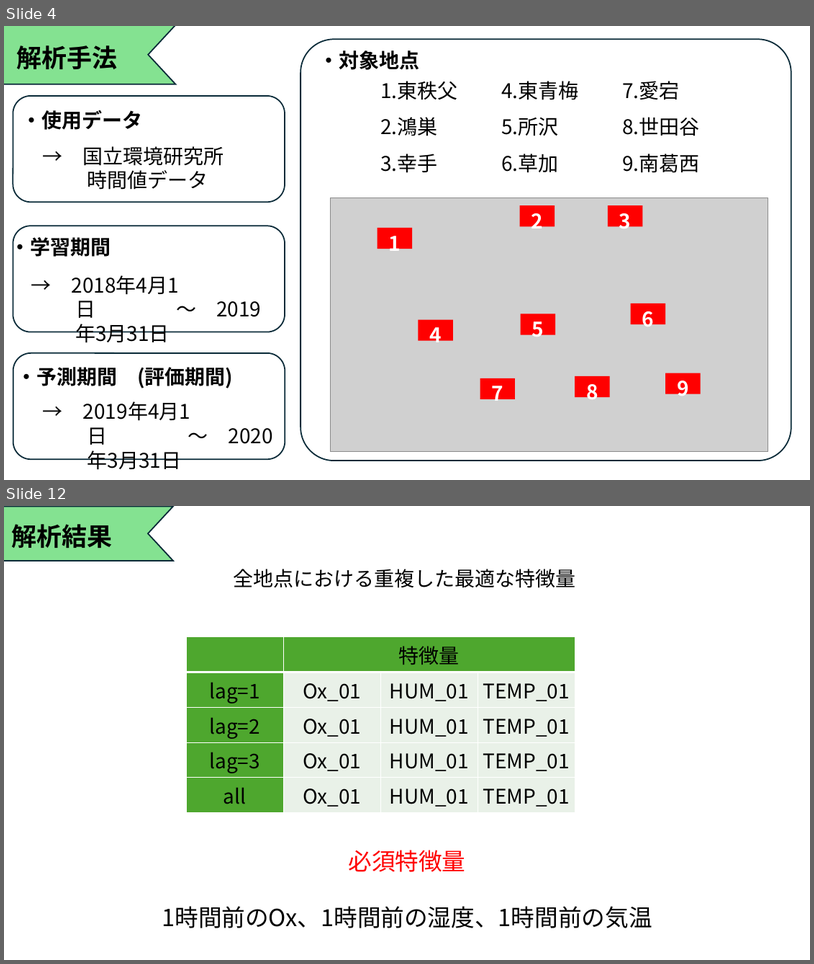
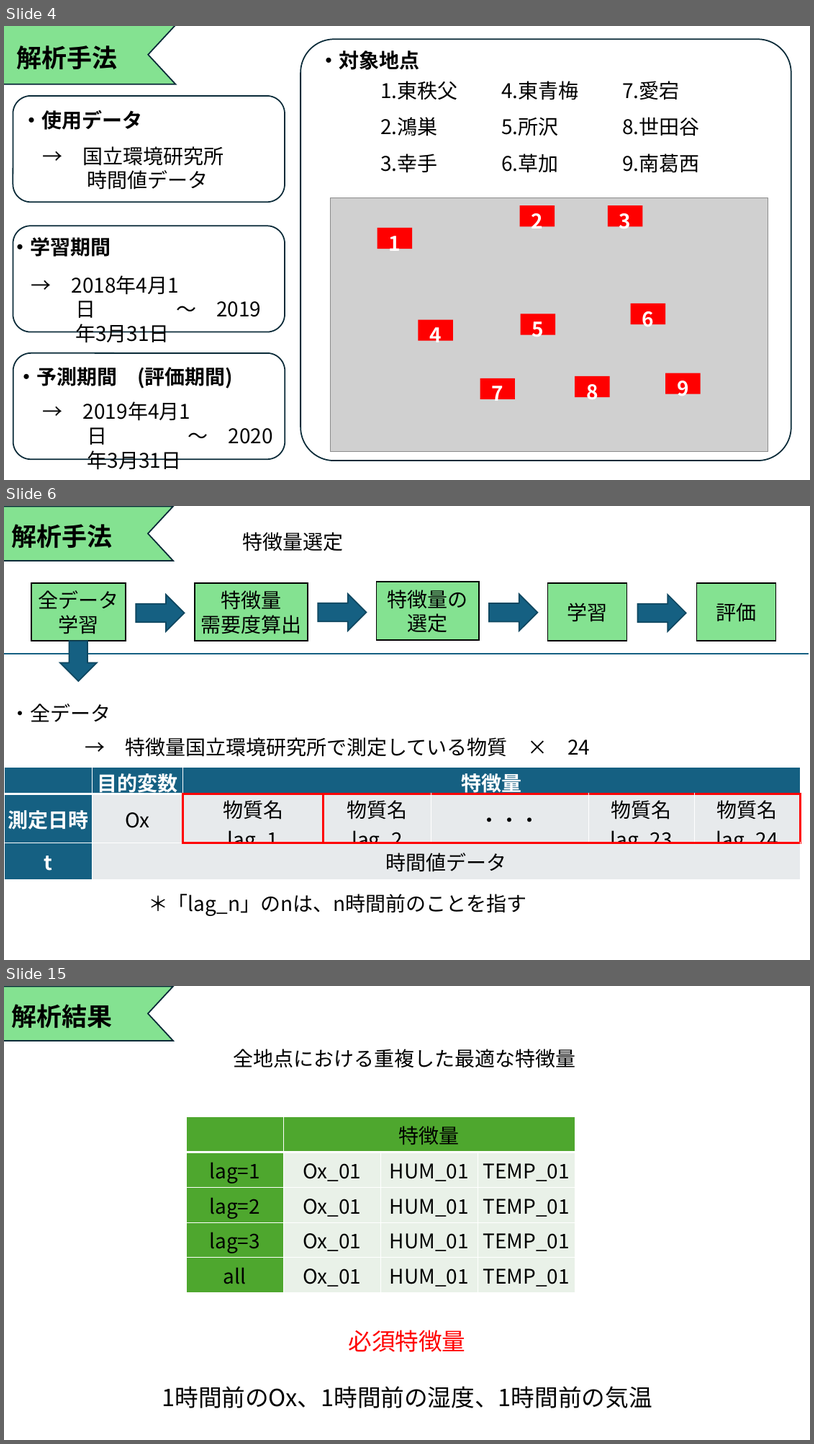
Before and after one commit to Tatsuki0623/lab, a slide deck: out_data/最終発表.pptx. Shown one above the other, each under a label of ours: slides 4 and 12 before the commit, slides 4, 6 and 15 after it; the slides between them are not shown. The pictures are 814x964 and 814x1444 pixels, drawn with LibreOffice and Linux fonts; fonts in the diff are those of the drawing; grey boxes stand for pictures. Boxes give left, top, right and bottom in pixels: in the first picture for what was removed or moved away, otherwise in the second. Text is boxed around its words. In the diff, an @@ line names an element or a change of style, - is before the commit and + after.

```diff
--- a/out_data/最終発表.pptx
+++ b/out_data/最終発表.pptx
@@ slide 6 added at (4,506,810,960), background #FFFFFF @@
@@ chevron added at (4,507,173,561), fill #84E291, outline #092A39 1.5 pt @@
@@ text added at (12,524,113,548), 30 pt, text #000000, bold @@
+解析手法
@@ text added at (242,532,343,551), 24 pt, text #000000 @@
+特徴量選定
@@ rectangle added at (31,583,126,641), fill #84E291, outline #000000 1.5 pt, 24 pt, text #000000 @@
+全データ学習
@@ rectangle added at (195,583,308,641), fill #84E291, outline #000000 1.5 pt, 24 pt, text #000000 @@
+特徴量
+需要度算出
@@ rectangle added at (377,582,479,640), fill #84E291, outline #000000 1.5 pt, 24 pt, text #000000 @@
+特徴量の選定
@@ rectangle added at (548,583,627,641), fill #84E291, outline #000000 1.5 pt, 24 pt, text #000000 @@
+学習
@@ rectangle added at (697,583,777,641), fill #84E291, outline #000000 1.5 pt, 24 pt, text #000000 @@
+評価
@@ down arrow added at (136,595,185,631), fill #156082, outline #104760 1.5 pt @@
@@ down arrow added at (318,594,367,631), fill #156082, outline #104760 1.5 pt @@
@@ down arrow added at (489,594,538,631), fill #156082, outline #104760 1.5 pt @@
@@ down arrow added at (638,595,687,631), fill #156082, outline #104760 1.5 pt @@
@@ line added from (4, 654) to (809, 654), #156082 1.5 pt @@
@@ down arrow added at (60,641,97,681), fill #156082, outline #104760 1.5 pt @@
@@ text added at (10,703,111,722), 24 pt, text #000000 @@
+・全データ
@@ text added at (125,737,590,757), 24 pt, text #000000 @@
+→ 特徴量国立環境研究所で測定している物質 × 24
@@ table added at (4,767,801,880), 3 rows, 7 columns @@
+ | 目的変数 | 特徴量 |  |  |  | 
+測定日時 | Ox | 物質名 lag_1 | 物質名 lag_2 | ・・・ | 物質名 lag_23 | 物質名 lag_24
+t | 時間値データ |  |  |  |  | 
@@ text added at (148,893,527,916), 24 pt, text #000000 @@
+＊「lag_n」のnは、n時間前のことを指す
@@ what was slide 12 is now slide 15 @@
```
Also in this commit, not shown: 10 slides changed, 2 other slides added.
